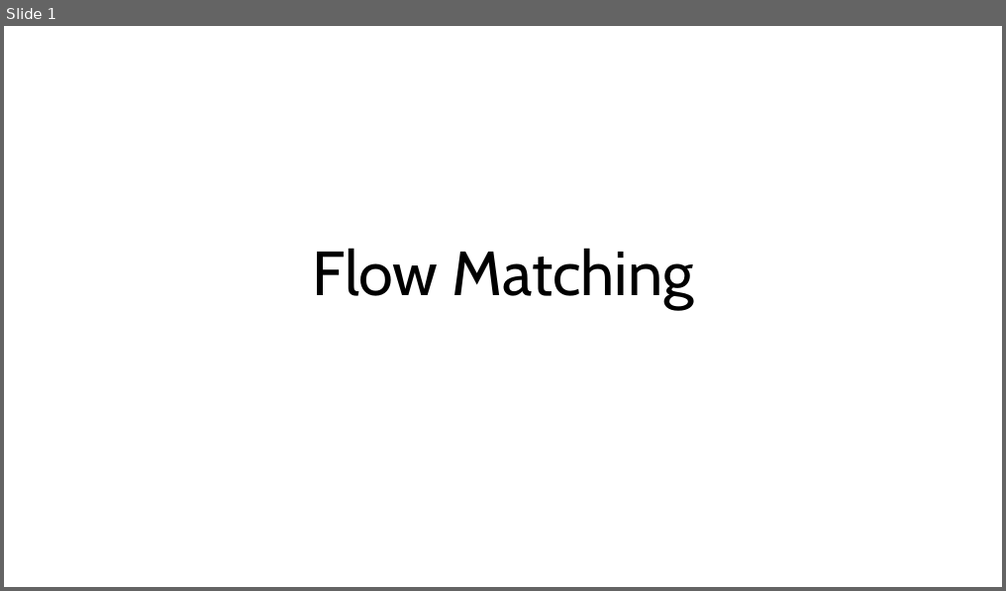
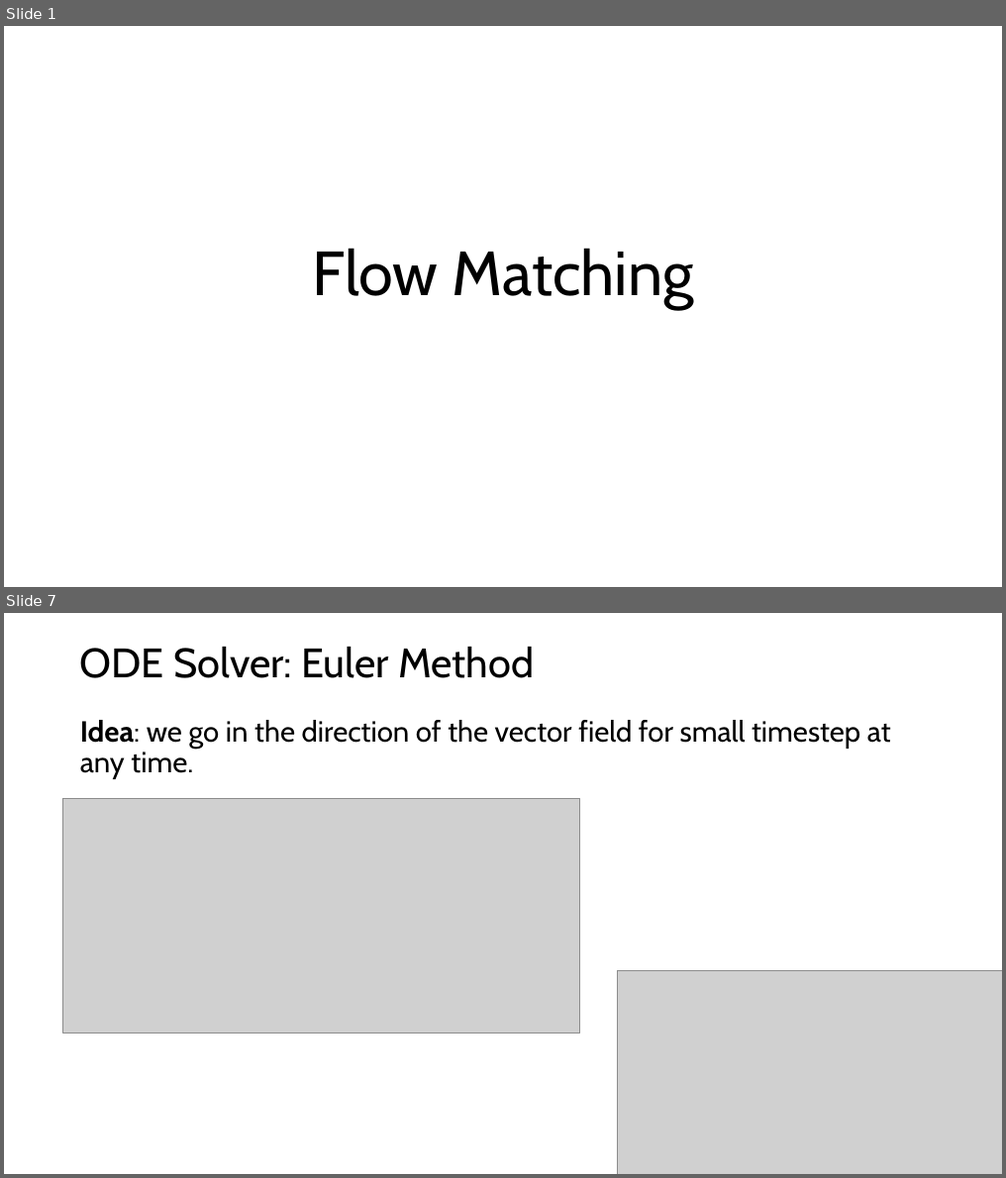
Before and after one commit to SOKOUDJOU-LEOPOLD/Learning-Flow-Matching, a slide deck: Flow Matching.pptx. Shown one above the other, each under a label of ours: slide 1 before the commit, slides 1 and 7 after it; the slides between them are not shown. The pictures are 1006x591 and 1006x1178 pixels, drawn with LibreOffice and Linux fonts; fonts in the diff are those of the drawing; grey boxes stand for pictures. Boxes give left, top, right and bottom in pixels: in the first picture for what was removed or moved away, otherwise in the second. Text is boxed around its words. In the diff, an @@ line names an element or a change of style, - is before the commit and + after.

```diff
--- a/Flow Matching.pptx
+++ b/Flow Matching.pptx
@@ slide 7 added at [4, 613, 1002, 1174], background #FFFFFF @@
@@ title added at [80, 646, 534, 678], 39.6 pt, text #000000 @@
+ODE Solver: Euler Method
@@ text added at [80, 720, 891, 779], 28 pt, text #000000 @@
+Idea: we go in the direction of the vector field for small timestep at any time.
@@ picture added at [62, 798, 580, 1033] @@
@@ picture added at [617, 970, 1002, 1174] @@
```
Also in this commit, not shown: 1 slide changed, 34 other slides added, 3 other files.
